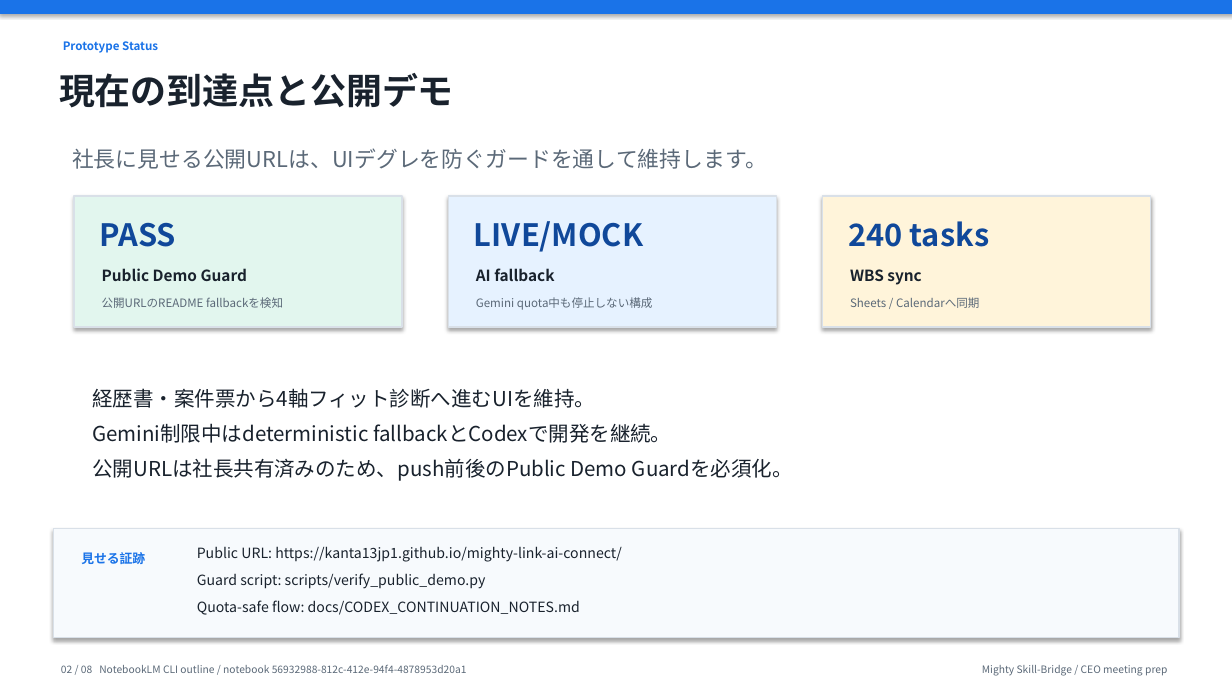
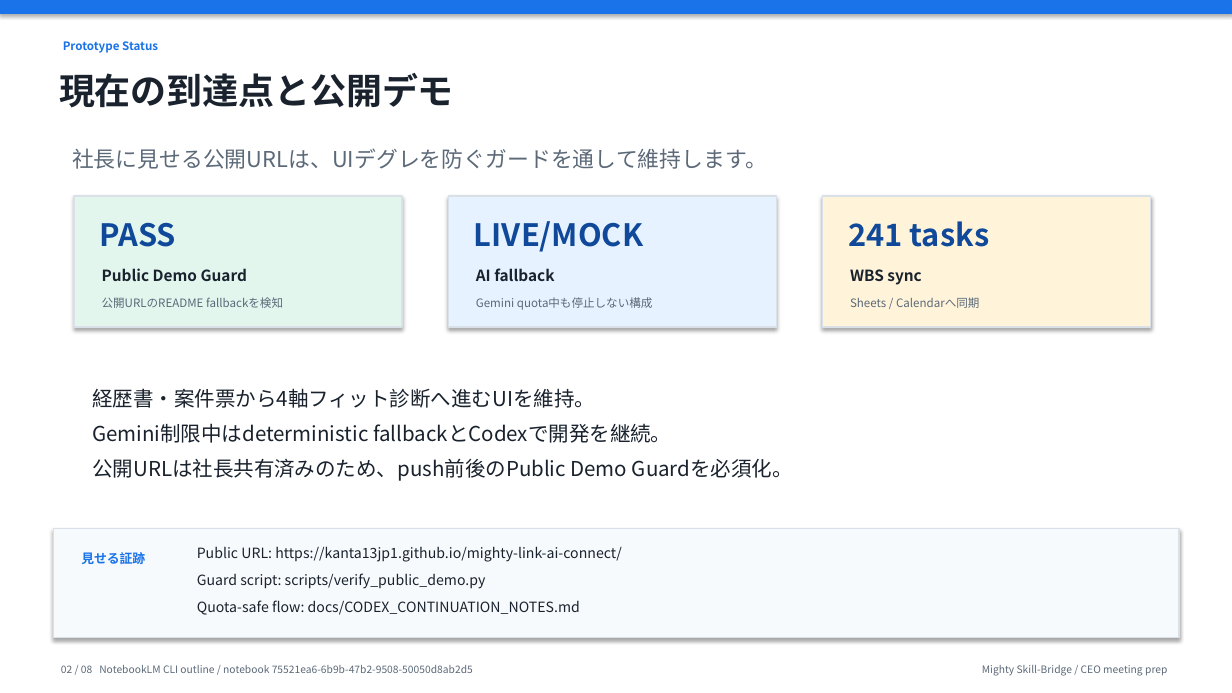
Before and after one commit to kanta13jp1/mighty-link-ai-connect, a slide deck: slide 2 of exports/knowledge_flow/mighty_skill_bridge_ceo_presentation_2026-06-02.pptx. Drawn at 1232x693 pixels with LibreOffice and Linux fonts; fonts in the diff are those of the drawing. Boxes give left, top, right and bottom in pixels: in the first picture for what was removed or moved away, otherwise in the second. Text is boxed around its words. In the diff, an @@ line names an element or a change of style, - is before the commit and + after.

```diff
--- a/exports/knowledge_flow/mighty_skill_bridge_ceo_presentation_2026-06-02.pptx
+++ b/exports/knowledge_flow/mighty_skill_bridge_ceo_presentation_2026-06-02.pptx
@@ text at (848,221,990,247): text changed @@
-240 tasks
+241 tasks
@@ text at (61,665,473,673): text changed @@
-02 / 08 NotebookLM CLI outline / notebook 56932988-812c-412e-94f4-4878953d20a1
+02 / 08 NotebookLM CLI outline / notebook 75521ea6-6b9b-47b2-9508-50050d8ab2d5
```
Also in this commit, not shown: 7 other slides changed, 39 other files.
